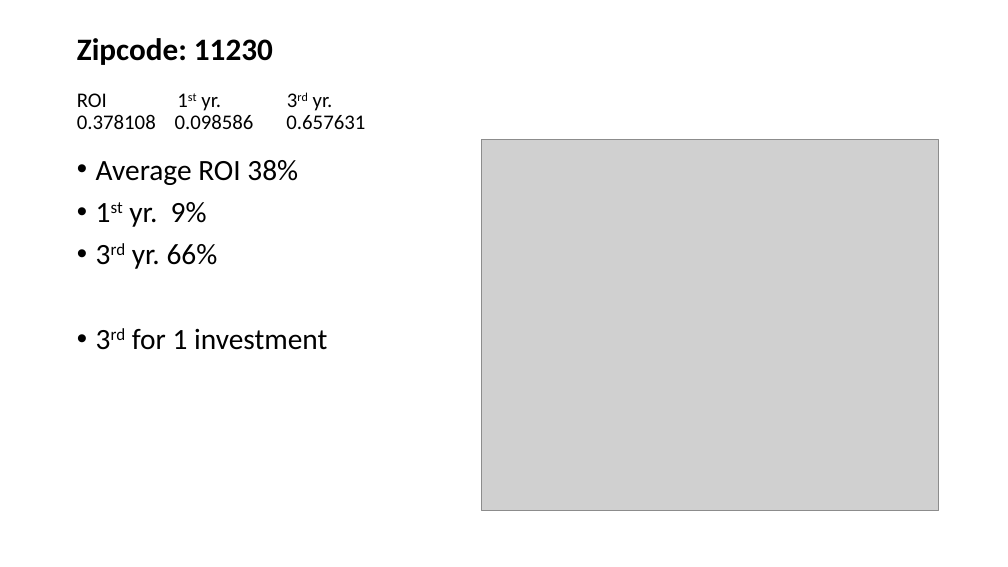
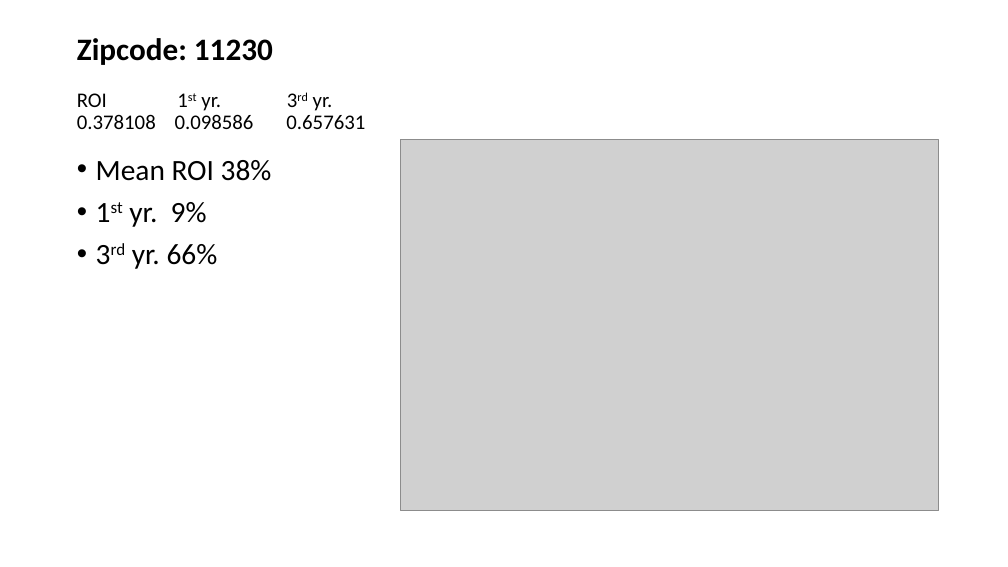
Before and after one commit to davidrtorres/Model-4-Brooklyn-Real-Estate-Investment, a slide deck: slide 9 of zillow_ts.pptx. Drawn at 1008x567 pixels with LibreOffice and Linux fonts; fonts in the diff are those of the drawing; grey boxes stand for pictures. Boxes give left, top, right and bottom in pixels: in the first picture for what was removed or moved away, otherwise in the second. Text is boxed around its words. In the diff, an @@ line names an element or a change of style, - is before the commit and + after.

```diff
--- a/zillow_ts.pptx
+++ b/zillow_ts.pptx
@@ picture: place and size @@
-picture at (482, 140, 938, 511)
+picture at (401, 140, 939, 511)
@@ text at (96, 160, 272, 181): text changed @@
-• Average ROI 38%
+• Mean ROI 38%
@@ text at (132, 328, 327, 350): paragraph removed @@
-• 3rd for 1 investment
```
Also in this commit, not shown: 10 other slides changed.
